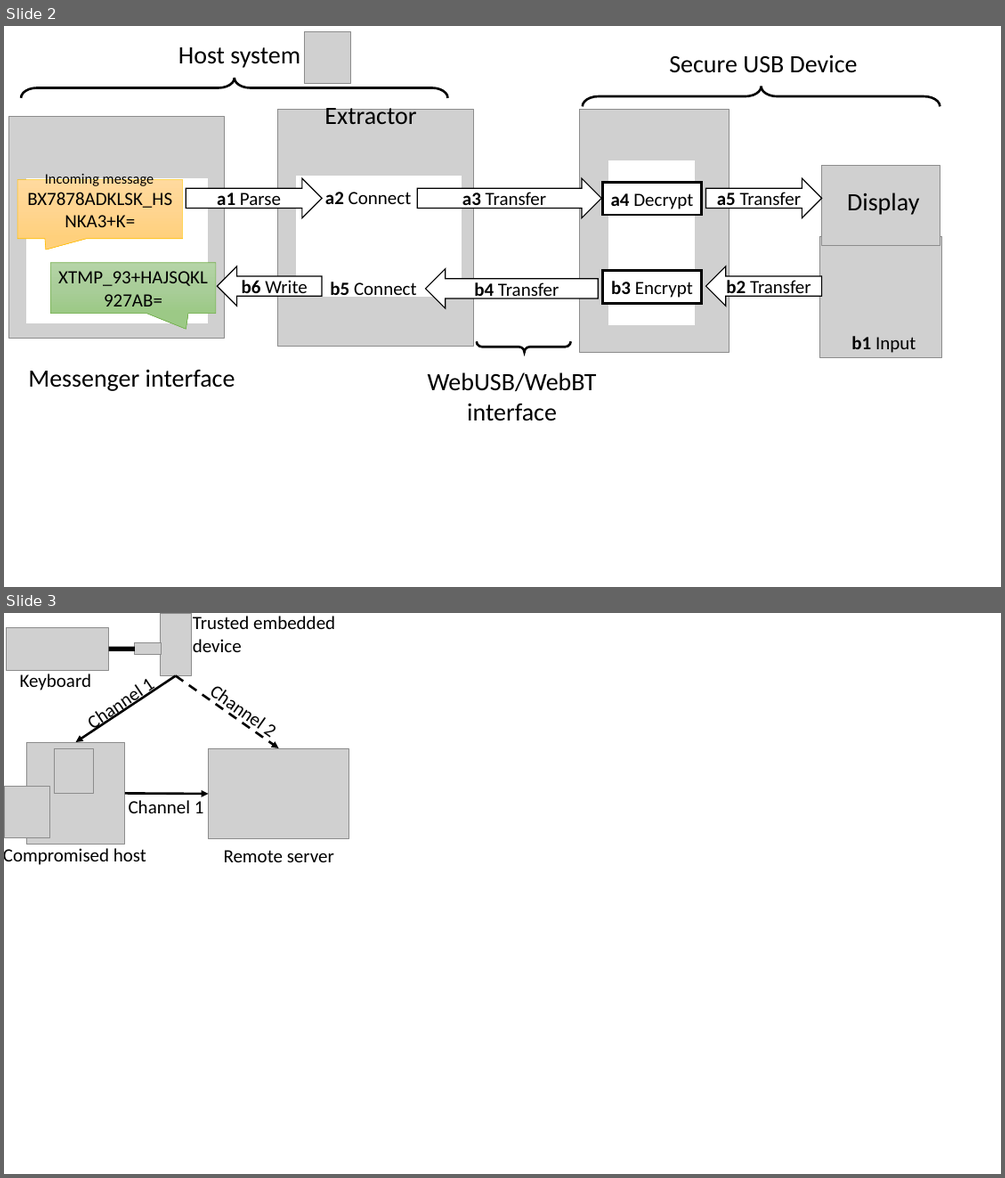
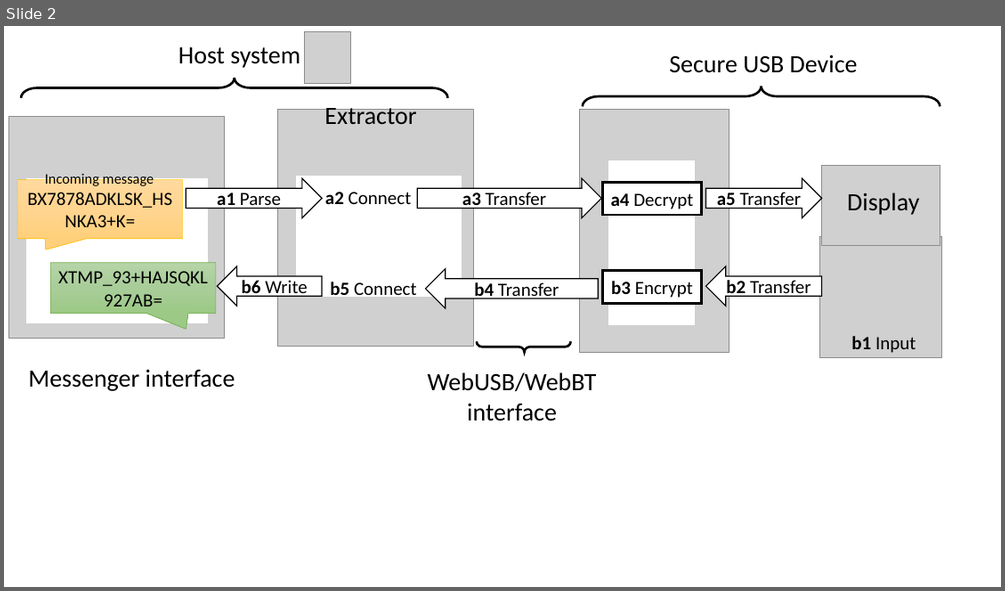
Before and after one commit to aritradhar/PhD-Thesis, a slide deck: chapters/IntegriKey/images/SystemModel.pptx. Shown one above the other, each under a label of ours: slides 2 and 3 before the commit, slide 2 after it. The pictures are 1005x1178 and 1005x591 pixels, drawn with LibreOffice and Linux fonts; fonts in the diff are those of the drawing; grey boxes stand for pictures. Boxes give left, top, right and bottom in pixels: in the first picture for what was removed or moved away, otherwise in the second. Text is boxed around its words. In the diff, an @@ line names an element or a change of style, - is before the commit and + after.

```diff
--- a/chapters/IntegriKey/images/SystemModel.pptx
+++ b/chapters/IntegriKey/images/SystemModel.pptx
@@ slide 3 removed at [4, 613, 1001, 1174], background #FFFFFF @@
@@ picture removed at [7, 627, 109, 670] @@
@@ picture removed at [160, 613, 191, 676] @@
@@ text removed at [193, 616, 335, 652] @@
-Trusted embedded device
@@ line removed from (109, 649) to (135, 649) @@
@@ picture removed at [135, 643, 162, 655] @@
@@ text removed at [20, 674, 92, 690] @@
-Keyboard
@@ arrow removed from (176, 676) to (76, 742) @@
@@ text removed at [147, 681, 155, 696] @@
-Channel 1
@@ arrow removed from (176, 676) to (278, 748) @@
@@ text removed at [263, 717, 271, 738] @@
-Channel 2
@@ picture removed at [26, 742, 125, 844] @@
@@ picture removed at [54, 749, 94, 793] @@
@@ picture removed at [208, 748, 348, 839] @@
@@ picture removed at [5, 787, 50, 837] @@
@@ arrow removed from (125, 793) to (208, 794) @@
@@ text removed at [129, 800, 204, 813] @@
-Channel 1
@@ text removed at [4, 848, 146, 865] @@
-Compromised host
@@ text removed at [224, 850, 334, 862] @@
-Remote server
```
Also in this commit, not shown: 1 slide changed, 1 slide added, 4 other slides removed, 12 other files.
